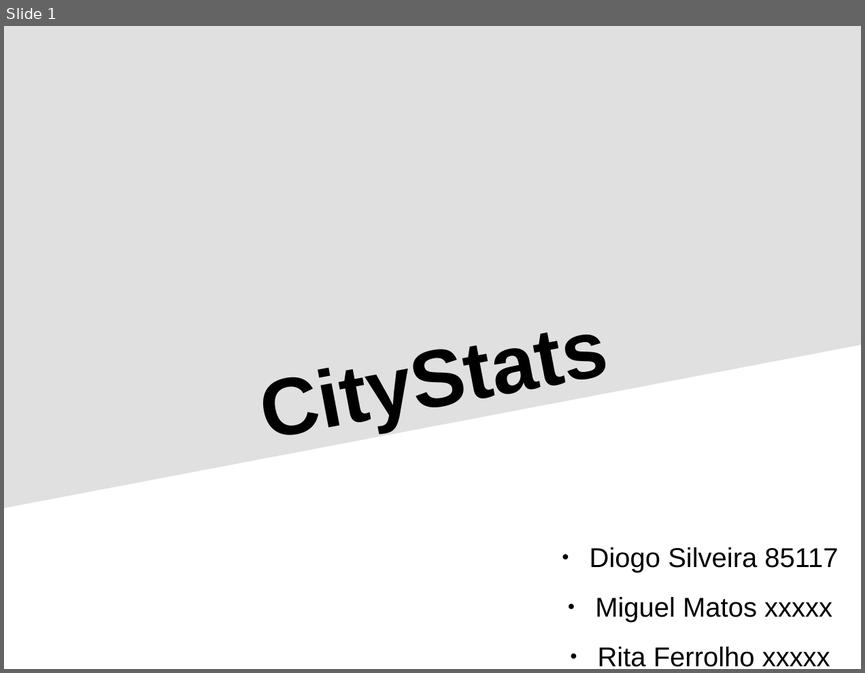
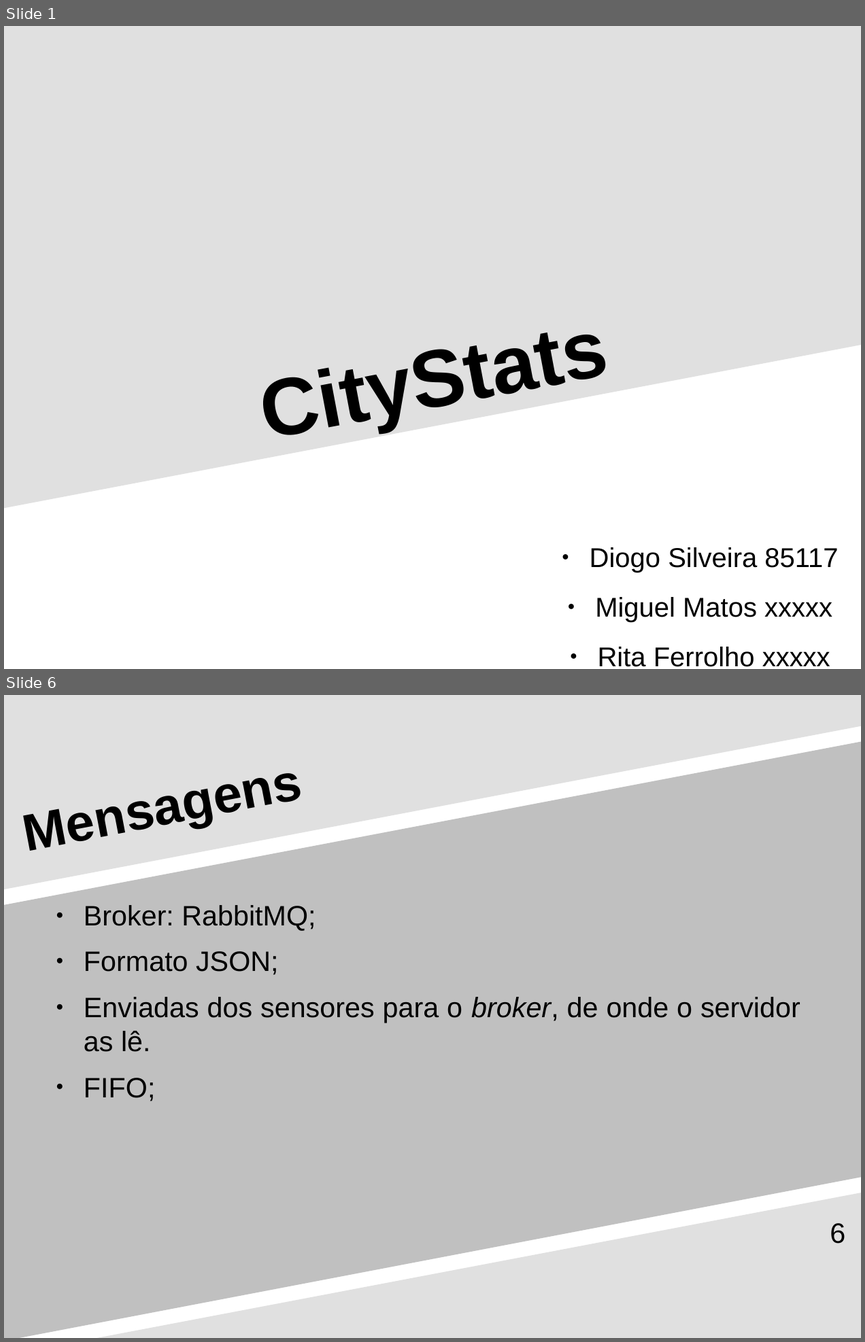
Before and after one commit to detiuaveiro/ies-project, a slide deck: Apresentação.odp. Shown one above the other, each under a label of ours: slide 1 before the commit, slides 1 and 6 after it; the slides between them are not shown. The pictures are 865x673 and 865x1342 pixels, drawn with LibreOffice and Linux fonts; fonts in the diff are those of the drawing. Boxes give left, top, right and bottom in pixels: in the first picture for what was removed or moved away, otherwise in the second. Text is boxed around its words. In the diff, an @@ line names an element or a change of style, - is before the commit and + after.

```diff
--- a/Apresentação.odp
+++ b/Apresentação.odp
@@ slide 6 added at bbox=[4, 695, 861, 1338], background #FFFFFF @@
@@ freeform shape added at bbox=[4, 695, 861, 889], fill #E0E0E0 @@
@@ title added at bbox=[12, 695, 790, 884], 48 pt, text #000000, bold @@
+Mensagens
@@ freeform shape added at bbox=[4, 742, 861, 1338], fill #C0C0C0 @@
@@ text added at bbox=[84, 905, 800, 1102], 26 pt, text #000000 @@
+● Broker: RabbitMQ;
+● Formato JSON;
+● Enviadas dos sensores para o broker, de onde o servidor as lê.
+● FIFO;
@@ freeform shape added at bbox=[97, 1193, 861, 1338], fill #E0E0E0 @@
@@ page number added at bbox=[830, 1223, 845, 1244], 26 pt, text #000000 @@
+6
```
Also in this commit, not shown: 5 slides changed, 3 other slides added, 4 slides removed, 14 other files.
